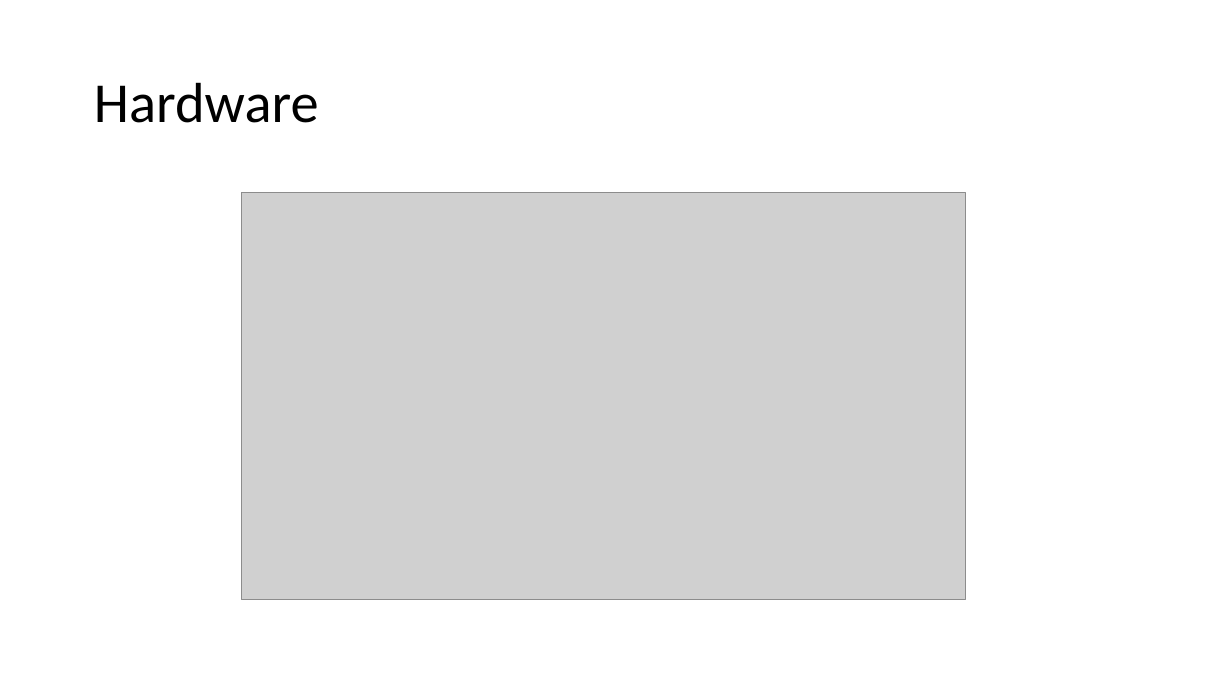
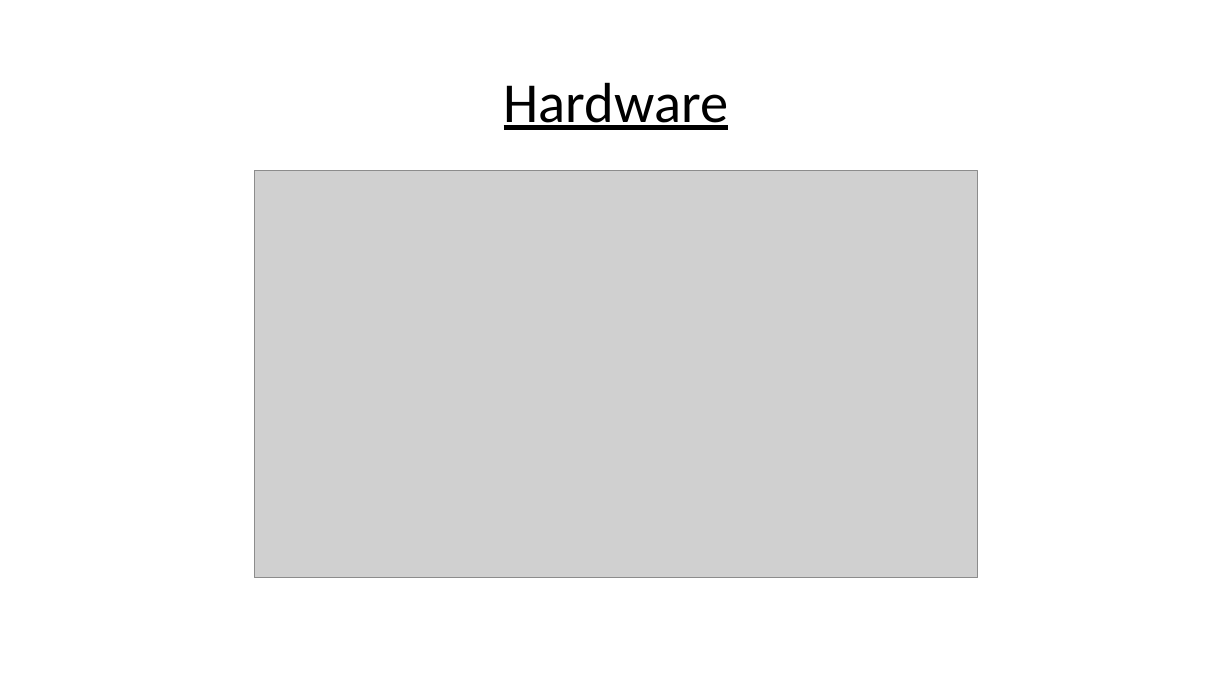
Before and after one commit to AP-Elektronica-ICT/intprojectrepo-piago, a slide deck: slide 17 of Mockups/Piago_Pitch.pptx (slide 5 before the commit). Drawn at 1232x693 pixels with LibreOffice and Linux fonts; fonts in the diff are those of the drawing; grey boxes stand for pictures. Boxes give left, top, right and bottom in pixels: in the first picture for what was removed or moved away, otherwise in the second. Text is boxed around its words. In the diff, an @@ line names an element or a change of style, - is before the commit and + after.

```diff
--- a/Mockups/Piago_Pitch.pptx
+++ b/Mockups/Piago_Pitch.pptx
@@ title "Hardware" at (x1=504, y1=82, x2=729, y2=130): underline on; alignment left to centre @@
@@ picture moved from (x1=241, y1=193, x2=965, y2=601) to (x1=254, y1=171, x2=978, y2=579) @@
```
Also in this commit, not shown: 15 slides added, 2 slides removed, 7 other files.
